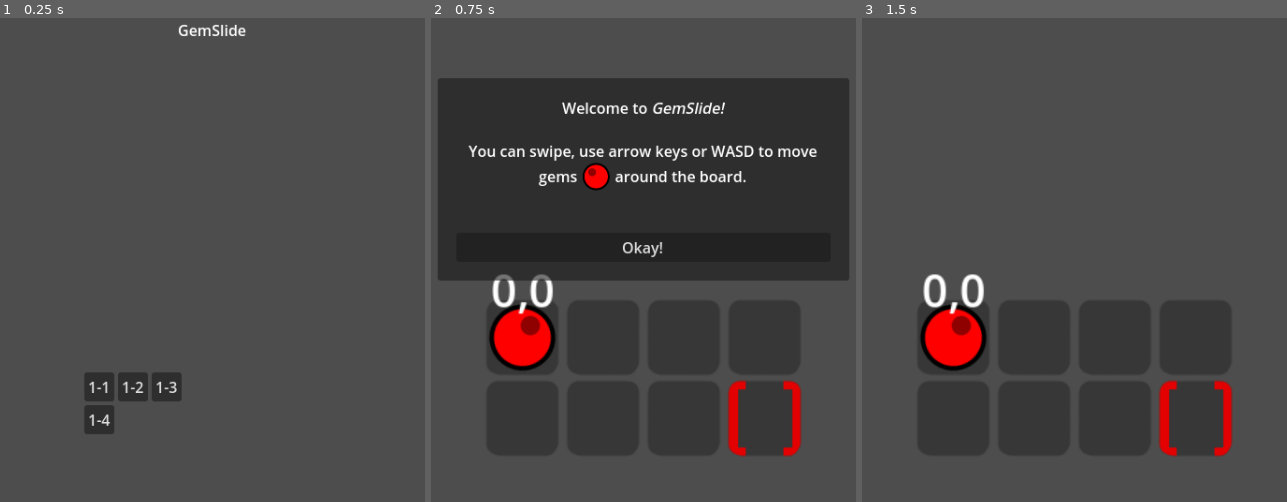
Above: before the commit, frames 1-3 (left to right).
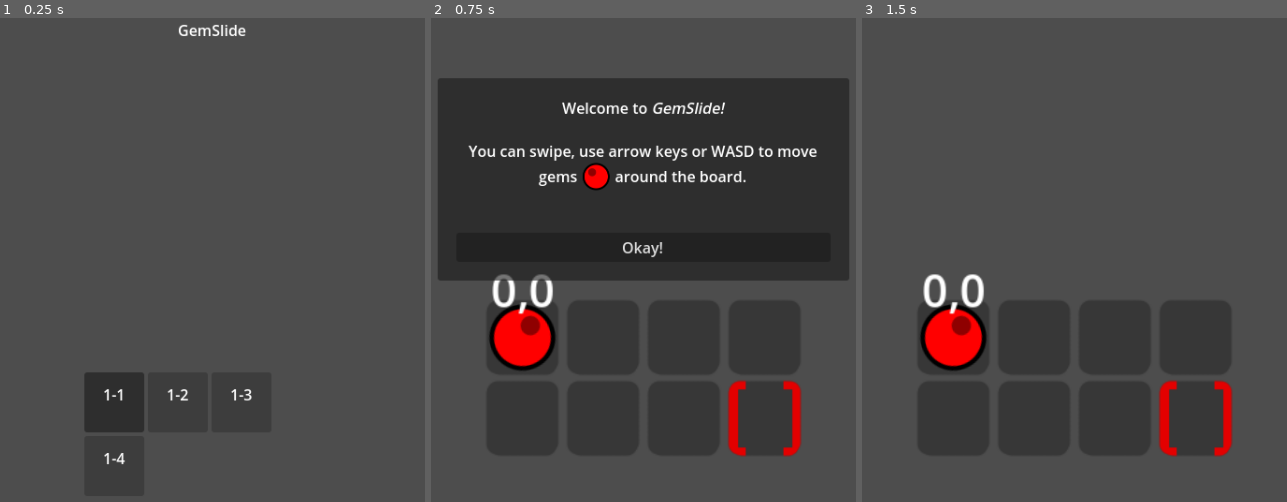
Above: after the commit, the same moments.

Repository: twincannon/GemSlide
Game: Godot game, scene res://scenes/main_menu.tscn
The game is run twice, just before and just after one commit, with the same random seed, the same clock (stepped at 60 frames per second) and the same inputs.
Inputs (mouse positions are in pixels of both pictures, inside the frame that each line leads up to; where the layout moved, square brackets give the same spot in the first picture):
- Up to frame 1 (0.25 s): no input
- Up to frame 2 (0.75 s): click (545, 400) [528, 385] at 0.5 s
- Up to frame 3 (1.5 s): click "Okay!" at 1.25 s

The runs differ from the first frame. In frame 1, 0.9% of the frame differs, in the area x 20-60%, y 73-93%; in frame 2, nothing differs; in frame 3, nothing differs.

Commit message:
save system, bug fixes

Diff:
--- a/project.godot
+++ b/project.godot
@@ -18,6 +18,11 @@
 [autoload]
 
 Globals="*res://scripts/globals.gd"
+SaveGame="*res://scripts/save_game.gd"
+
+[debug]
+
+gdscript/warnings/integer_division=0
 
 [display]
 
--- a/scenes/level_editor/level_button.tscn
+++ b/scenes/level_editor/level_button.tscn
@@ -3,12 +3,42 @@
 [ext_resource type="Script" path="res://scripts/level_editor/level_button.gd" id="1_rov1v"]
 
 [node name="LevelButton" type="Button"]
+custom_minimum_size = Vector2(64, 64)
 anchors_preset = 15
 anchor_right = 1.0
 anchor_bottom = 1.0
 grow_horizontal = 2
 grow_vertical = 2
-text = "0-0"
 script = ExtResource("1_rov1v")
 
+[node name="MarginContainer" type="MarginContainer" parent="."]
+layout_mode = 1
+anchors_preset = 15
+anchor_right = 1.0
+anchor_bottom = 1.0
+grow_horizontal = 2
+grow_vertical = 2
+theme_override_constants/margin_left = 20
+theme_override_constants/margin_top = 20
+theme_override_constants/margin_right = 20
+theme_override_constants/margin_bottom = 20
+
+[node name="VBoxContainer" type="VBoxContainer" parent="MarginContainer"]
+layout_mode = 2
+
+[node name="LevelNum" type="Label" parent="MarginContainer/VBoxContainer"]
+unique_name_in_owner = true
+layout_mode = 2
+text = "0-0"
+horizontal_alignment = 1
+vertical_alignment = 1
+
+[node name="Moves" type="Label" parent="MarginContainer/VBoxContainer"]
+unique_name_in_owner = true
+layout_mode = 2
+theme_override_font_sizes/font_size = 10
+text = "Best: 22"
+horizontal_alignment = 1
+vertical_alignment = 1
+
 [connection signal="pressed" from="." to="." method="_on_pressed"]
--- a/scenes/levels/testlevel.tscn
+++ b/scenes/levels/testlevel.tscn
@@ -91,6 +91,8 @@
 
 [node name="EntityButton23" parent="." instance=ExtResource("2_tptn8")]
 layout_mode = 2
+entity_text = "g"
+entity_color = Color(0.0117647, 0.0117647, 0.0117647, 1)
 
 [node name="EntityButton24" parent="." instance=ExtResource("2_tptn8")]
 layout_mode = 2
--- a/scenes/main_menu.tscn
+++ b/scenes/main_menu.tscn
@@ -1,7 +1,6 @@
-[gd_scene load_steps=3 format=3 uid="uid://b7jq05fdyacro"]
+[gd_scene load_steps=2 format=3 uid="uid://b7jq05fdyacro"]
 
 [ext_resource type="Script" path="res://scripts/main_menu.gd" id="1_tknb6"]
-[ext_resource type="Resource" uid="uid://2tkl00twcud0" path="res://data/worlds/world01.tres" id="2_7x140"]
 
 [node name="MainMenu" type="Control"]
 layout_mode = 3
@@ -11,7 +10,6 @@
 grow_horizontal = 2
 grow_vertical = 2
 script = ExtResource("1_tknb6")
-world_datas = Array[Resource("res://scripts/level_editor/world_data.gd")]([ExtResource("2_7x140")])
 
 [node name="LevelContainer" type="GridContainer" parent="."]
 unique_name_in_owner = true
--- a/scripts/components/color_component.gd
+++ b/scripts/components/color_component.gd
@@ -1,7 +1,7 @@
 extends Node2D
 class_name ColorComponent
 
-@export var color:Color = Color(1,1,1)
+@export var color:Color = Color(1,1,1) : set = set_color
 @export var node_to_colorize:Sprite2D
 
 func set_color(new_color):
--- a/scripts/entities/entity.gd
+++ b/scripts/entities/entity.gd
@@ -7,7 +7,7 @@
 var movement_tween_duration := 0.25
 var movement_tween_queue_time := 0.2
 
-var grid_pos:Vector2i # Position on game grid
+var grid_pos:Vector2i : set = set_grid_pos # Position on game grid
 @onready var distance_to_move := Globals.get_entity_movement_distance() # I want this to be const
 
 var entity_sprite:Sprite2D # Sprite for moving, rotating intended to be at 0,0 with 0 rotation by default
@@ -19,7 +19,6 @@
 
 func set_grid_pos(new_pos:Vector2i):
 	grid_pos = new_pos
-
 
 func can_move_in_dir(dir:Vector2i) -> bool:
 	var game_node = Globals.get_game_node()
--- a/scripts/entities/gem.gd
+++ b/scripts/entities/gem.gd
@@ -14,6 +14,7 @@
 	entity_sprite = %GemSprite
 	moves = true
 	%GemSpriteRotAnchor.rotation = randf_range(-PI, PI)
+	add_to_group("gems")
 
 func _process(_delta):
 	$Control/LabelGridPos.text = str(grid_pos.x, ",", grid_pos.y)
@@ -25,7 +26,14 @@
 	#movement_tween.set_ease(Tween.EASE_OUT)
 	#movement_tween.set_trans(Tween.TRANS_ELASTIC)
 	var offset = (Vector2(_dir.x, _dir.y) * distance_to_move)
-	var tween_dur = movement_tween_duration if !is_forcibly_moving else 0.05
+
+	var coming_from_ice = false
+	for e in Globals.get_game_node().get_entities_at_pos(grid_pos + -_dir):
+		if e is IceSlick:
+			coming_from_ice = true
+
+	var tween_dur = movement_tween_duration if !is_forcibly_moving and !coming_from_ice else 0.1
+
 	movement_tween.tween_property(self, "position", offset, tween_dur).as_relative()
 	var rot_dir = 1.5 if (_dir == Vector2i.RIGHT or _dir == Vector2i.DOWN) else -1.5
 	movement_tween.tween_property(%GemSpriteRotAnchor, "rotation", rot_dir, tween_dur).as_relative()
--- a/scripts/game.gd
+++ b/scripts/game.gd
@@ -114,7 +114,8 @@
 		if !queued_move and move_queue_timer.is_stopped():
 			move_entities(dir)
 		elif move_queue_timer.is_stopped() and queue_duration > 0.0 and Input.is_action_just_released("click"): # Only queue for swipe gestures for now
-			move_queue_timer.timeout.disconnect(move_entities.bind(dir))
+			if move_queue_timer.timeout.is_connected(move_entities):
+				move_queue_timer.timeout.disconnect(move_entities)
 			move_queue_timer.timeout.connect(move_entities.bind(dir))
 			move_queue_timer.start(queue_duration)
 
@@ -128,6 +129,9 @@
 	if event.is_action("click") and Input.is_action_just_released("click"):
 		releasedPos = event.position
 		input_dir = calculate_gesture()
+		for e in entities:
+			if e.is_forcibly_moving:
+				input_dir = 0 # Hacky
 
 	if event.is_action_pressed("up"):
 		input_dir |= input_dir_mask.UP
@@ -238,6 +242,13 @@
 		%WinLabel.visible = true
 		if get_next_level():
 			%ContinueButton.visible = true
+		var current_score = SaveGame.get_level_score(Globals.current_level_scene.resource_path)
+		if current_score > 0 and moves < current_score or current_score == 0:
+			SaveGame.set_level_score(Globals.current_level_scene.resource_path, moves)
+		var next_level = get_next_level()
+		if next_level:
+			SaveGame.set_level_unlocked(next_level.resource_path)
+		SaveGame.save_game()
 	else:
 		%LoseLabel.visible = true
 		%RetryButton.visible = true
@@ -251,9 +262,9 @@
 	get_tree().change_scene_to_file("res://scenes/main_menu.tscn")
 
 func get_next_level():
-	var cur_idx = Globals.world_data.level_data.find(Globals.current_level_scene)
-	if cur_idx != -1 and Globals.world_data.level_data.size() > cur_idx + 1:
-		return Globals.world_data.level_data[cur_idx + 1]
+	var cur_idx = Globals.current_world_data.level_data.find(Globals.current_level_scene)
+	if cur_idx != -1 and Globals.current_world_data.level_data.size() > cur_idx + 1:
+		return Globals.current_world_data.level_data[cur_idx + 1]
 
 func _on_continue_button_pressed():
 	set_game_paused(false)
--- a/scripts/globals.gd
+++ b/scripts/globals.gd
@@ -1,6 +1,7 @@
 extends Node
 
-var world_data : WorldData
+@export var world_datas:Array[WorldData] = [load("res://data/worlds/world01.tres")]
+var current_world_data : WorldData = load("res://data/worlds/world01.tres")
 
 var current_level_scene:PackedScene
 var current_level:LevelBase
--- a/scripts/level_editor/entity_icon_base.gd
+++ b/scripts/level_editor/entity_icon_base.gd
@@ -23,7 +23,10 @@
 
 func update_ui():
 	%EntityLabel.text = entity_text
-	panel_style.bg_color = entity_color
+	if is_ice_slick():
+		panel_style.bg_color = Color.AQUA
+	else:
+		panel_style.bg_color = entity_color
 	if is_gem():
 		panel_style.set_corner_radius_all(50)
 	else:
--- a/scripts/level_editor/level_button.gd
+++ b/scripts/level_editor/level_button.gd
@@ -8,3 +8,9 @@
 		return
 	Globals.current_level_scene = level_to_load
 	get_tree().change_scene_to_file("res://scenes/game.tscn")
+
+func set_button_text(new_text):
+	%LevelNum.text = new_text
+
+func set_button_score(score):
+	%Moves.text = "Best: " + str(score) if score > 0 else ""
--- a/scripts/main_menu.gd
+++ b/scripts/main_menu.gd
@@ -1,17 +1,16 @@
 extends Control
 
-@export var world_datas:Array[WorldData] = []
 var current_world
 
 @onready var level_button_scene = preload("res://scenes/level_editor/level_button.tscn")
 
 func _ready():
-	if Globals.world_data:
-		current_world = Globals.world_data #if we're coming from a level, use that world
-	elif world_datas.size() > 0:
-		current_world = world_datas[0]
-		Globals.world_data = world_datas[0]
-	var current_world_idx = world_datas.find(current_world)
+	if Globals.current_world_data:
+		current_world = Globals.current_world_data #if we're coming from a level, use that world
+	elif Globals.world_datas.size() > 0:
+		current_world = Globals.world_datas[0]
+		Globals.current_world_data = Globals.world_datas[0]
+	var current_world_idx = Globals.world_datas.find(current_world)
 
 	# Clear anything in our level container
 	for i in %LevelContainer.get_children():
@@ -24,8 +23,12 @@
 	var buttons = %LevelContainer.get_children()
 	for i in range(buttons.size()):
 		if buttons[i] is LevelButton:
-			if Globals.world_data.level_data.size() > i:
-				buttons[i].level_to_load = Globals.world_data.level_data[i]
-				buttons[i].text = str(current_world_idx+1) + "-" + str(i+1)
+			if Globals.current_world_data.level_data.size() > i:
+				buttons[i].level_to_load = Globals.current_world_data.level_data[i]
+				buttons[i].set_button_text(str(current_world_idx+1) + "-" + str(i+1))
+				var level_path = Globals.current_world_data.level_data[i].resource_path
+				buttons[i].set_button_score(SaveGame.get_level_score(level_path))
+				if SaveGame.is_level_unlocked(level_path) == false:
+					buttons[i].disabled = true
 			else:
 				buttons[i].visible = false
--- /dev/null
+++ b/scripts/save_game.gd
@@ -0,0 +1,77 @@
+extends Node
+
+var level_dict = { }
+
+const SAVE_DIR = "user://saves/"
+const SAVE_FILE_NAME = "save.json"
+const SECURITY_KEY = "982afe2934e"
+
+func update_level_in_dict(level_name, unlocked, score):
+	level_dict[level_name] = {"unlocked": unlocked, "score": score}
+
+func set_level_unlocked(level_name, unlocked = true):
+	level_dict[level_name]["unlocked"] = unlocked
+
+func set_level_score(level_name, score):
+	level_dict[level_name]["score"] = score
+
+func is_level_unlocked(level_name):
+	return level_dict[level_name]["unlocked"]
+
+func get_level_score(level_name):
+	return level_dict[level_name]["score"]
+
+func save_game():
+	if OS.has_feature("web"):
+		return
+
+	save_data(SAVE_DIR + SAVE_FILE_NAME)
+	pass
+
+# Called when the node enters the scene tree for the first time.
+func _ready():
+	var is_first_level = true
+	for level in Globals.current_world_data.level_data:
+		update_level_in_dict(level.resource_path, is_first_level, 0)
+		is_first_level = false
+
+	if OS.has_feature("web"):
+		return
+
+	verify_save_directory(SAVE_DIR)
+	load_data(SAVE_DIR + SAVE_FILE_NAME)
+	print(level_dict) #so the json reorders stuff, not sure if this will be a problem
+	pass # Replace with function body.
+
+
+func verify_save_directory(path:String):
+	DirAccess.make_dir_absolute(path)
+
+func save_data(path:String):
+	var file = FileAccess.open_encrypted_with_pass(path, FileAccess.WRITE, SECURITY_KEY)
+	if file == null:
+		print(FileAccess.get_open_error())
+		return
+
+	var json_string = JSON.stringify(level_dict, "\t")
+	file.store_string(json_string)
+	file.close()
+
+func load_data(path:String):
+	if FileAccess.file_exists(path):
+		var file = FileAccess.open_encrypted_with_pass(path, FileAccess.READ, SECURITY_KEY)
+		if file == null:
+			print(FileAccess.get_open_error())
+			return
+
+		var content = file.get_as_text()
+		file.close()
+
+		var data = JSON.parse_string(content)
+		if data == null:
+			printerr("Cannot parse %s as a json string (%s)" % [path, content])
+			return
+
+		level_dict = data
+	else:
+		printerr("Cannot open file at %s" % [path])
